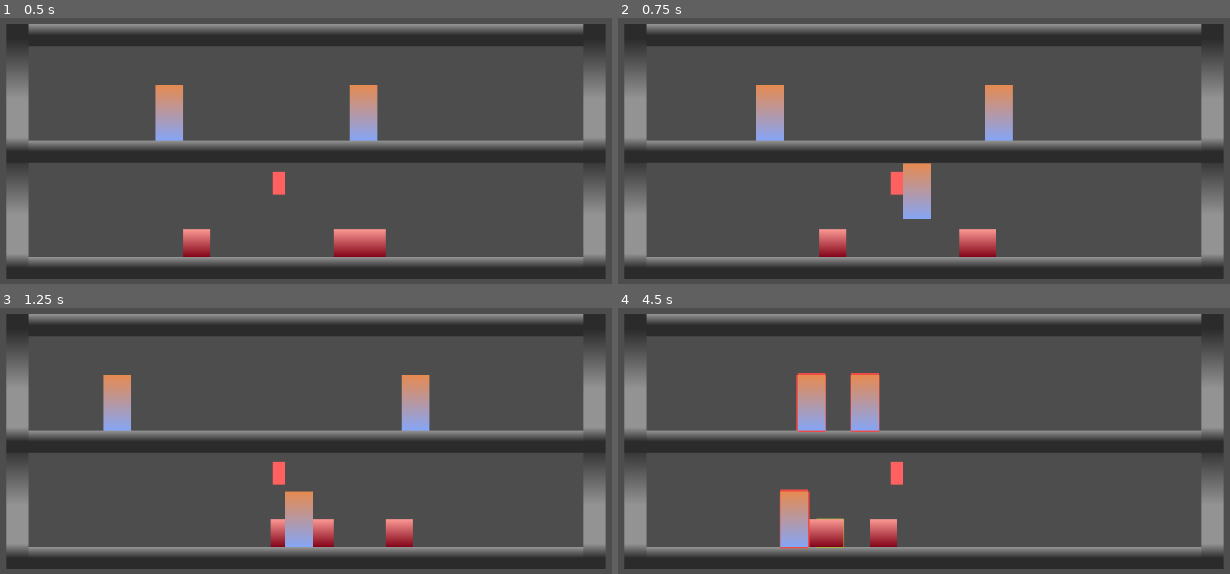
Above: before the commit, frames 1-4 (two rows, left to right).
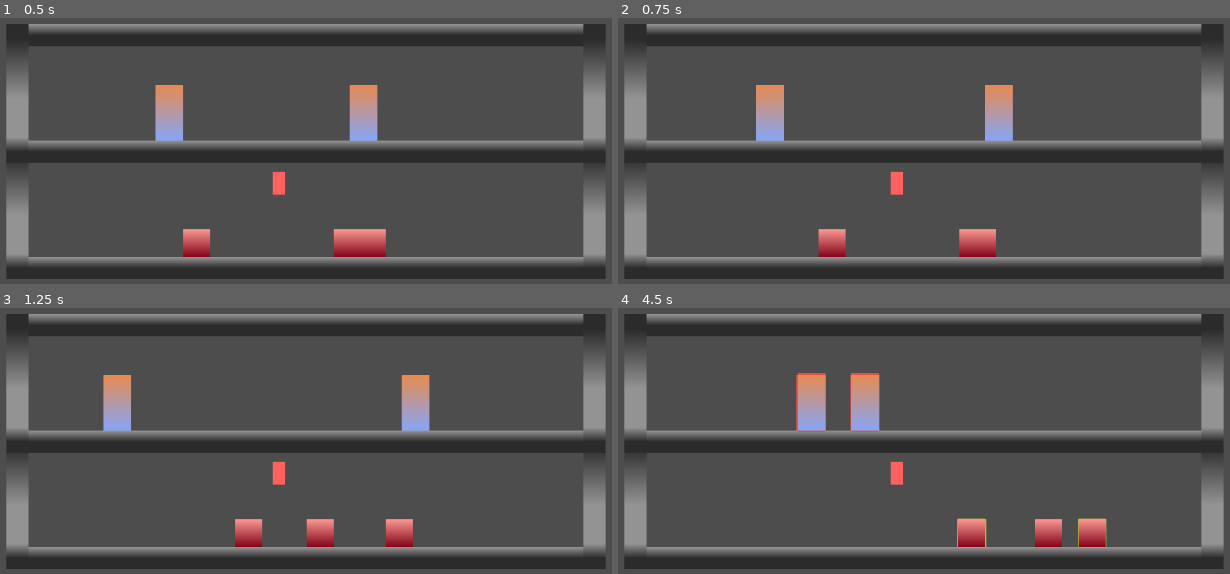
Above: after the commit, the same moments.

Repository: Lambosaurus/wildjam-mutation
Game: Godot game, scene res://main/main.tscn
The game is run twice, just before and just after one commit, with the same random seed, the same clock (stepped at 60 frames per second) and the same inputs.
Inputs (mouse positions are in pixels of both pictures, inside the frame that each line leads up to):
- Up to frame 1 (0.5 s): no input
- Up to frame 2 (0.75 s): move the mouse to (899, 182) at 0.52 s; tap S (swap_arms) at 0.6 s; click (899, 182) at 0.67 s
- Up to frame 3 (1.25 s): no input
- Up to frame 4 (4.5 s): move the mouse to (905, 534) at 1.27 s; tap S (swap_arms) every 0.75 s from 1.35 to 4.35 s; click (905, 534) at 1.42 s; move the mouse to (942, 534) at 2.02 s; click (942, 534) at 2.17 s; move the mouse to (1015, 534) at 2.77 s; click (1015, 534) at 2.92 s; move the mouse to (746, 403) at 3.52 s; click (746, 403) at 3.67 s; move the mouse to (875, 403) at 4.27 s; click (875, 403) at 4.42 s

Frame 1 is identical in both runs. In frame 2, 1.0% of the frame differs, in the area x 32-52%, y 54-90%; in frame 3, 1.7%; in frame 4, 3.8%, in the area x 26-80%, y 68-91%.
Error after the commit: Cannot call method 'duplicate' on a null value. (res://entities/entity_spawner.gd:12)

Commit message:
Switch entity spawner to use resources

Diff:
--- a/entities/entity_spawner.gd
+++ b/entities/entity_spawner.gd
@@ -1,17 +1,17 @@
-extends StaticBody2D
+extends Node2D
 
 signal spawn_on_position(position, type)
-var enemy_scene = preload('res://creatures/human/human.tscn')
-@onready var main_node = get_parent().get_parent()
 
+@export var spawn_location: Node2D
+@export var spawnable: Node2D
 
-func _input_event(viewport: Viewport, event: InputEvent, shape_id: int) -> void:
+func _on_static_body_2d_input_event(viewport: Viewport, event: InputEvent, shape_id: int) -> void:
 	if event is InputEventMouseButton:
 		if event.button_index == MOUSE_BUTTON_LEFT and event.pressed:
 			print('spawning human at ', global_position)
-			var enemy = enemy_scene.instantiate()
-			main_node.add_child(enemy)
-			enemy.global_position = get_global_mouse_position()
+			var enemy = spawnable.duplicate()
+			spawn_location.add_child(enemy)
+
 			spawn_on_position.emit(global_position, "human")
 		if event.button_index == MOUSE_BUTTON_RIGHT and event.pressed:
 			print('spawning friendly at ', global_position)
--- a/entities/entity_spawner.tscn
+++ b/entities/entity_spawner.tscn
@@ -20,3 +20,5 @@
 offset_bottom = 33.0
 mouse_filter = 2
 color = Color(1, 0.38, 0.38, 1)
+
+[connection signal="input_event" from="StaticBody2D" to="." method="_on_static_body_2d_input_event"]
Not shown: 1 places in entities/entity_spawner.tscn that only renumber resources
